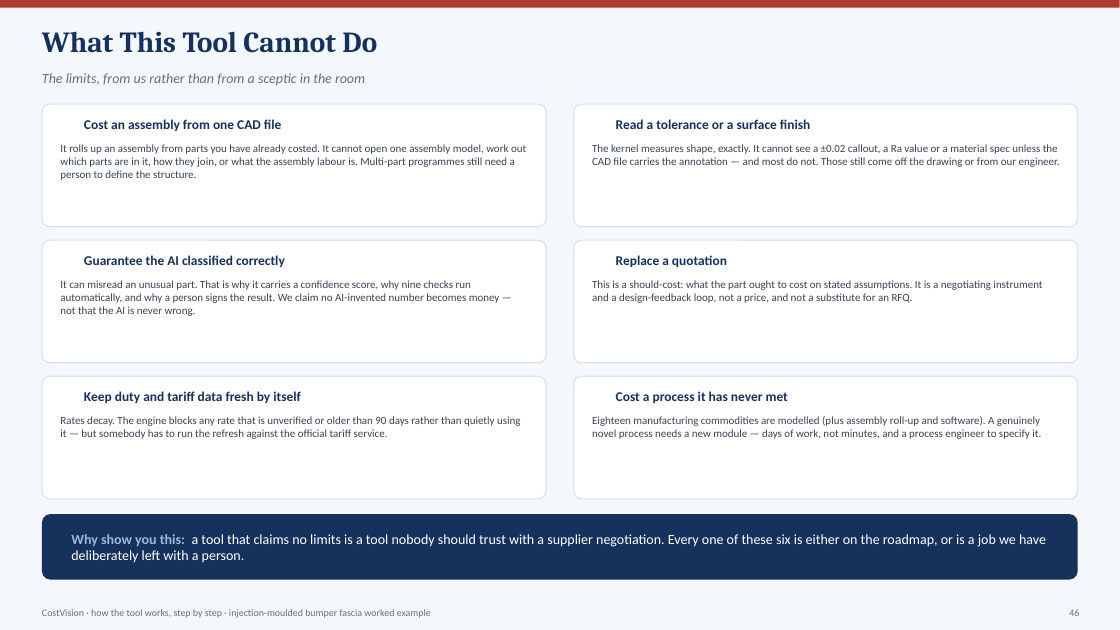
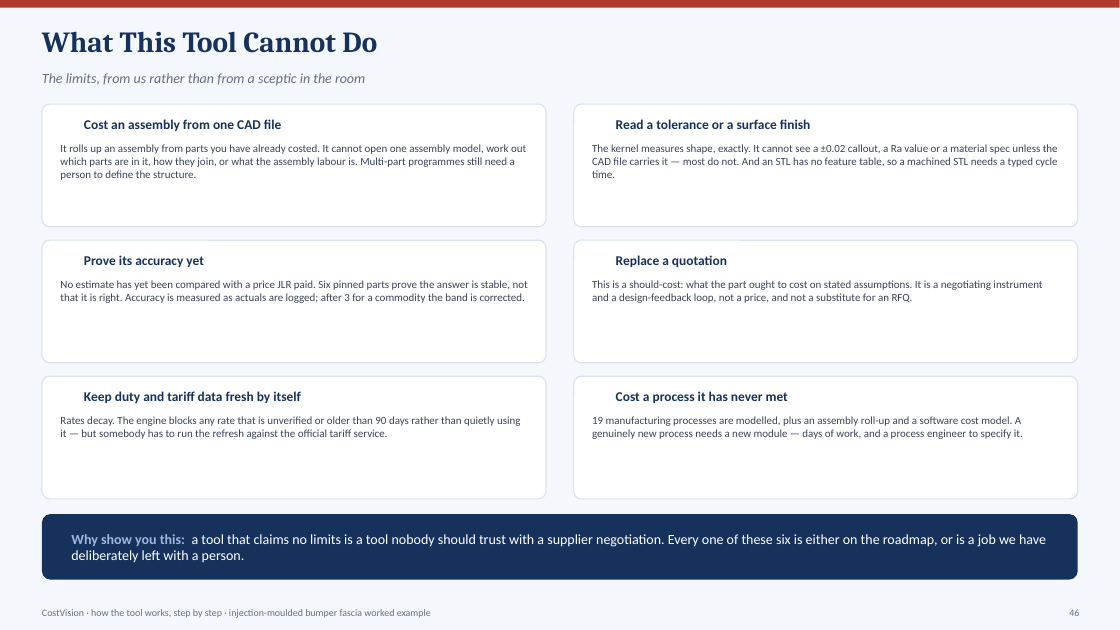
Before and after one commit to bhosaleavinash546/leamington-marathi, a slide deck: slide 46 of CostVision-Workflow-Explained.pptx. Drawn at 1120x630 pixels with LibreOffice and Linux fonts; fonts in the diff are those of the drawing; background and template pictures are left out. Boxes give left, top, right and bottom in pixels: in the first picture for what was removed or moved away, otherwise in the second. Text is boxed around its words. In the diff, an @@ line names an element or a change of style, - is before the commit and + after.

```diff
--- a/CostVision-Workflow-Explained.pptx
+++ b/CostVision-Workflow-Explained.pptx
@@ text at (x1=592, y1=144, x2=1058, y2=178): text changed @@
-The kernel measures shape, exactly. It cannot see a ±0.02 callout, a Ra value or a material spec unless the CAD file carries the annotation — and most do not. Those still come off the drawing or from our engineer.
+The kernel measures shape, exactly. It cannot see a ±0.02 callout, a Ra value or a material spec unless the CAD file carries it — most do not. And an STL has no feature table, so a machined STL needs a typed cycle time.
@@ text at (x1=84, y1=255, x2=204, y2=267): text changed @@
-Guarantee the AI classified correctly
+Prove its accuracy yet
@@ text at (x1=60, y1=280, x2=528, y2=303): text changed @@
-It can misread an unusual part. That is why it carries a confidence score, why nine checks run automatically, and why a person signs the result. We claim no AI-invented number becomes money — not that the AI is never wrong.
+No estimate has yet been compared with a price JLR paid. Six pinned parts prove the answer is stable, not that it is right. Accuracy is measured as actuals are logged; after 3 for a commodity the band is corrected.
@@ text at (x1=592, y1=416, x2=1023, y2=439): text changed @@
-Eighteen manufacturing commodities are modelled (plus assembly roll-up and software). A genuinely novel process needs a new module — days of work, not minutes, and a process engineer to specify it.
+19 manufacturing processes are modelled, plus an assembly roll-up and a software cost model. A genuinely new process needs a new module — days of work, and a process engineer to specify it.
```
Also in this commit, not shown: 47 other slides changed, 1 other file.
